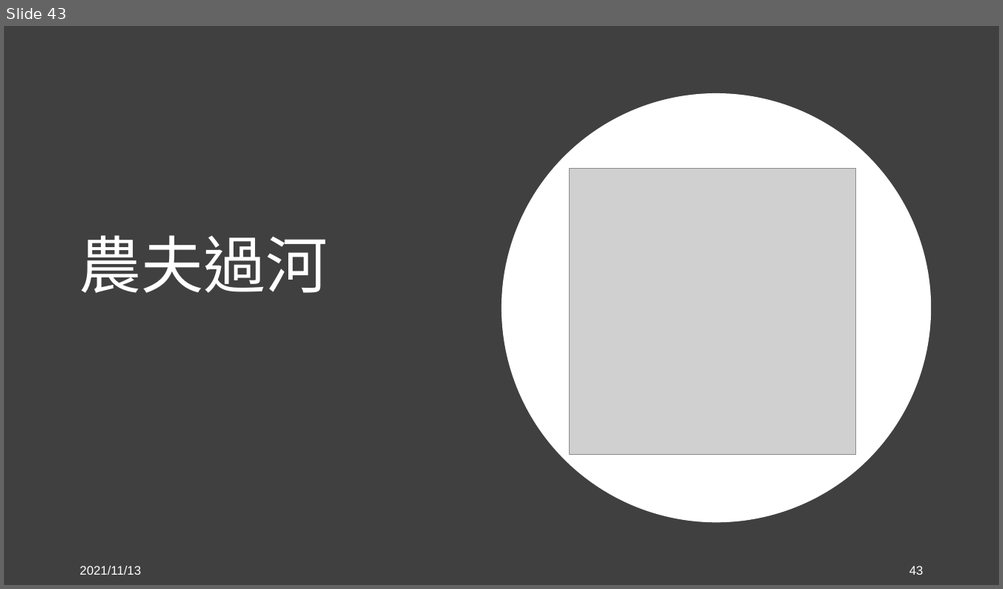
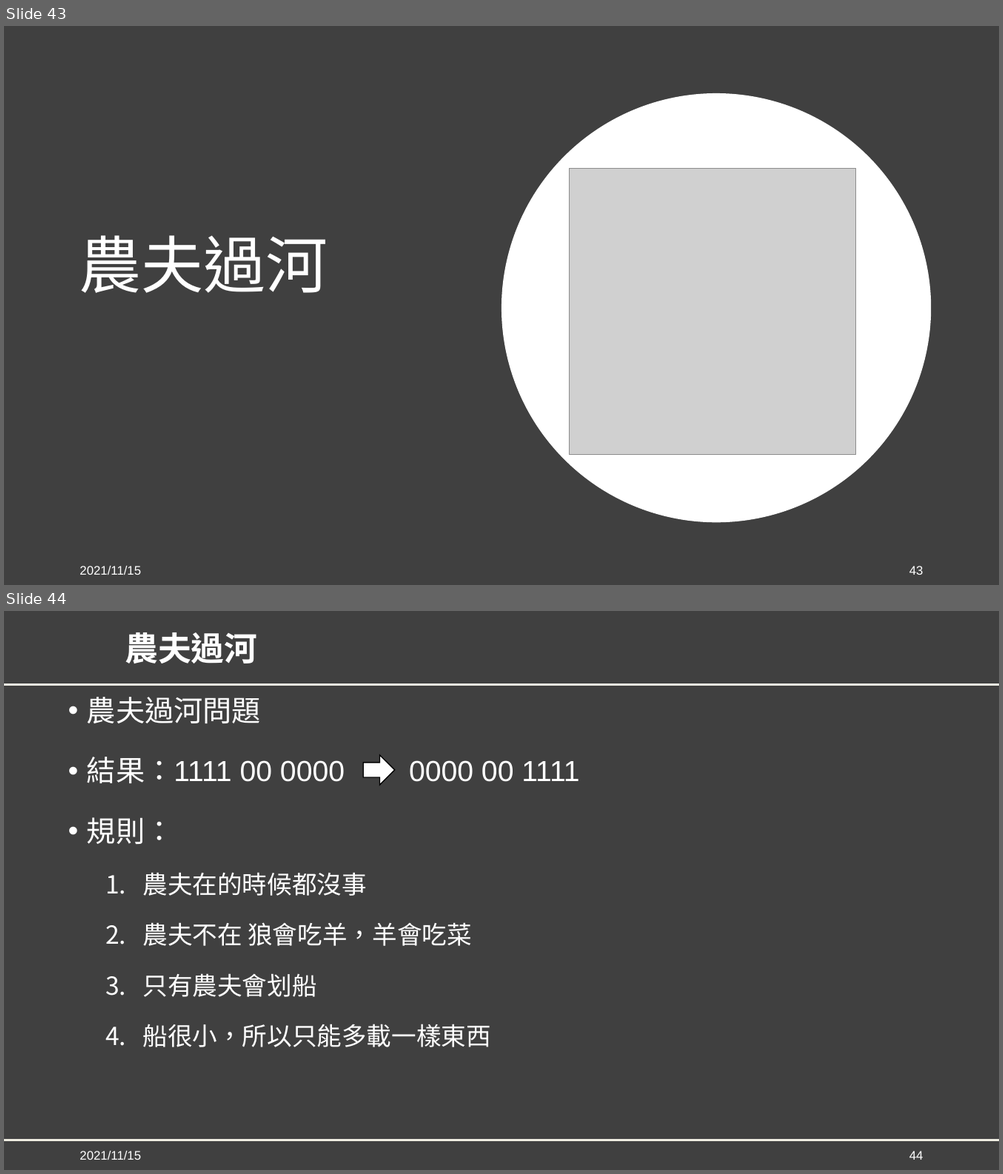
Before and after one commit to YuCheng21/nkust-genetic-algorithm, a slide deck: mid_project/GA_Mid_Report.pptx. Shown one above the other, each under a label of ours: slide 43 before the commit, slides 43 and 44 after it. The pictures are 1003x589 and 1003x1174 pixels, drawn with LibreOffice and Linux fonts; fonts in the diff are those of the drawing; grey boxes stand for pictures; background and template pictures are left out. Boxes give left, top, right and bottom in pixels: in the first picture for what was removed or moved away, otherwise in the second. Text is boxed around its words. In the diff, an @@ line names an element or a change of style, - is before the commit and + after.

```diff
--- a/mid_project/GA_Mid_Report.pptx
+++ b/mid_project/GA_Mid_Report.pptx
@@ slide 44 added at (4,611,999,1170), background #404040 @@
@@ title added at (125,632,257,664), 32 pt, text #FFFFFF, bold @@
+農夫過河
@@ line added from (4, 685) to (999, 685), #EEECE1 2.25 pt @@
@@ text added at (87,697,579,1048), 24 pt, text #FFFFFF @@
+• 農夫過河問題
+• 結果：1111 00 0000 0000 00 1111
+• 規則：
+  1. 農夫在的時候都沒事
+  2. 農夫不在 狼會吃羊，羊會吃菜
+  3. 只有農夫會划船
+  4. 船很小，所以只能多載一樣東西
@@ right arrow added at (363,755,394,785), fill #FFFFFF, outline #000000 1 pt @@
@@ line added from (4, 1141) to (999, 1141), #EEECE1 2.25 pt @@
@@ text added at (79,1151,141,1160), 12 pt, text #FFFFFF @@
+2021/11/15
@@ page number added at (909,1151,923,1160), 12 pt, text #FFFFFF @@
+44
@@ slide 43 changed as well @@
@@ text at (79,566,141,575): text changed @@
-2021/11/13
+2021/11/15
```
Also in this commit, not shown: 54 other slides changed, 19 other slides added, 1 other file.
